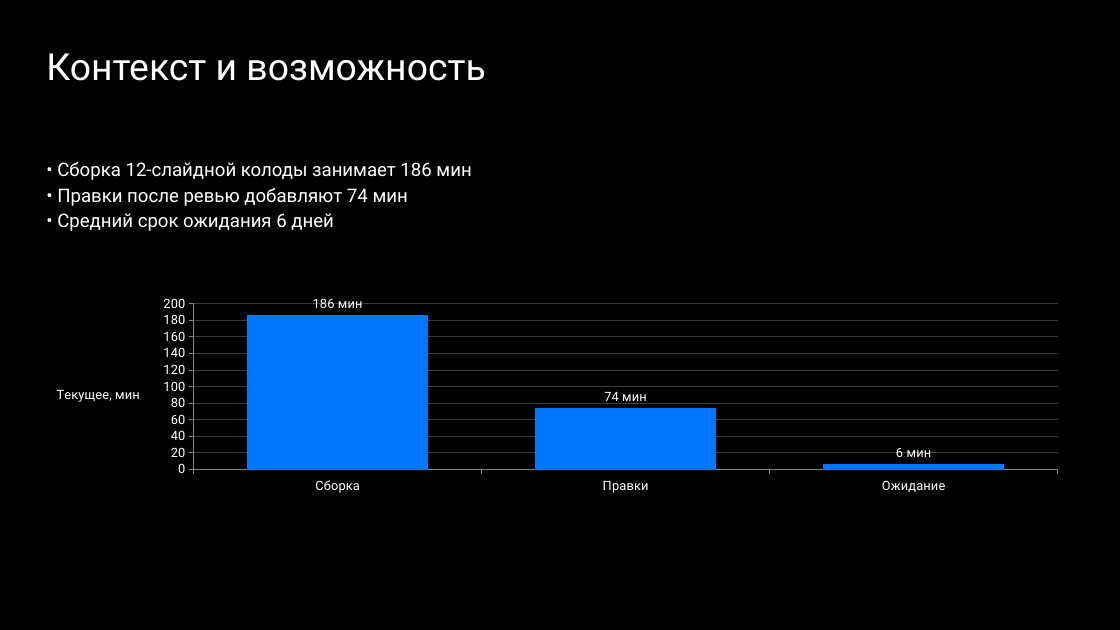
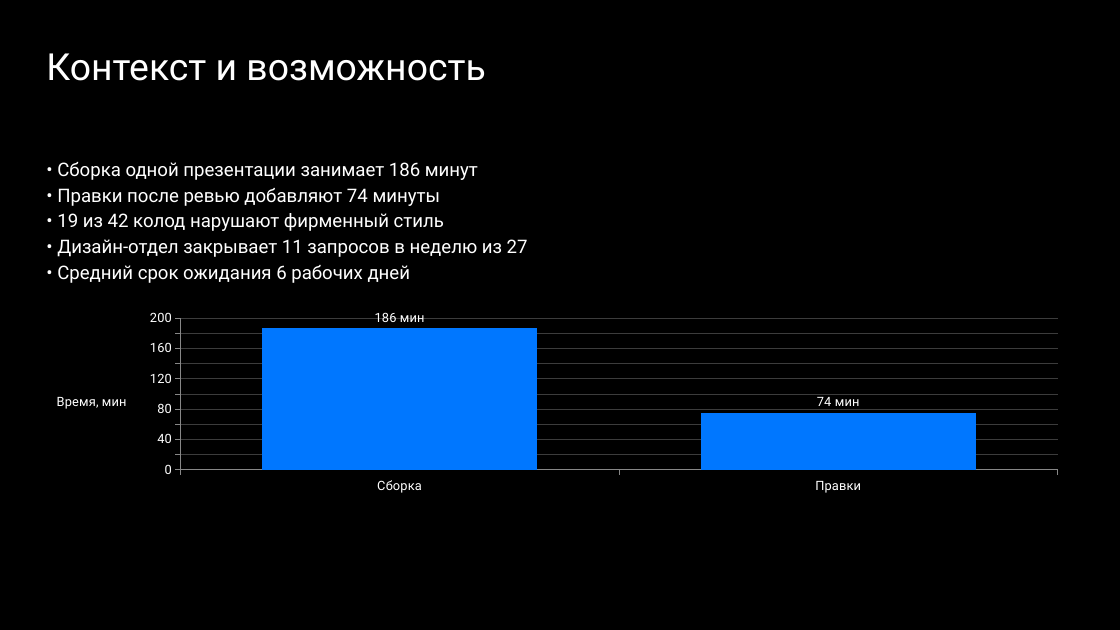
Before and after one commit to DiFoxenGit/-VKTechHackathon, a slide deck: slide 2 of samples/VK_WorkSpace_Клиентская_конференция_Шабл__classic.pptx. Drawn at 1120x630 pixels with LibreOffice and Linux fonts; fonts in the diff are those of the drawing; background and template pictures are left out. Boxes give left, top, right and bottom in pixels: in the first picture for what was removed or moved away, otherwise in the second. Text is boxed around its words. In the diff, an @@ line names an element or a change of style, - is before the commit and + after.

```diff
--- a/samples/VK_WorkSpace_Клиентская_конференция_Шабл__classic.pptx
+++ b/samples/VK_WorkSpace_Клиентская_конференция_Шабл__classic.pptx
@@ text at (x1=57, y1=162, x2=528, y2=283): text changed @@
-• Сборка 12-слайдной колоды занимает 186 мин
-• Правки после ревью добавляют 74 мин
-• Средний срок ожидания 6 дней
+• Сборка одной презентации занимает 186 минут
+• Правки после ревью добавляют 74 минуты
+• 19 из 42 колод нарушают фирменный стиль
+• Дизайн-отдел закрывает 11 запросов в неделю из 27
+• Средний срок ожидания 6 рабочих дней
@@ column chart at (x1=39, y1=307, x2=1079, y2=498) @@
-categories: Сборка, Правки, Ожидание
+categories: Сборка, Правки
-Series 1: 186, 74, 6
+Series 1: 186, 74
@@ value axis title "Текущее, мин" to "Время, мин" @@
@@ column chart resized from (x1=39, y1=292, x2=1079, y2=497) to (x1=39, y1=307, x2=1079, y2=498) @@
```
Also in this commit, not shown: 5 other slides changed, 4 slides added, 4 slides removed, 31 other files.
